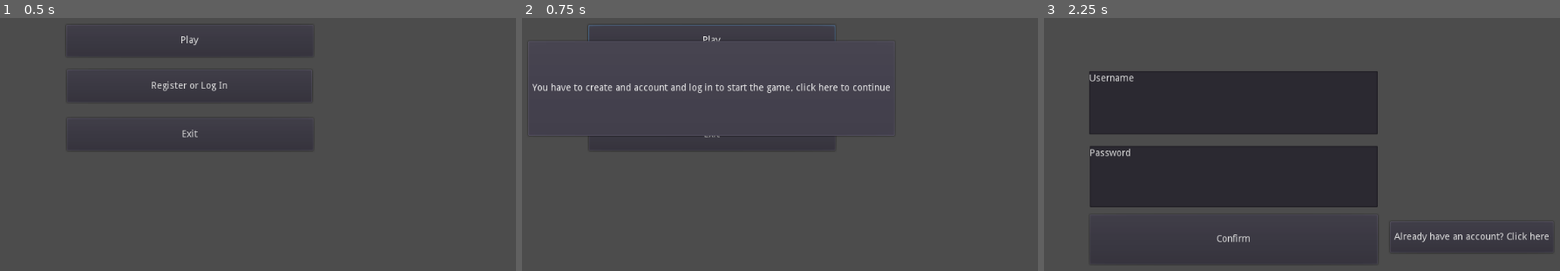
Above: before the commit, frames 1-3 (left to right).
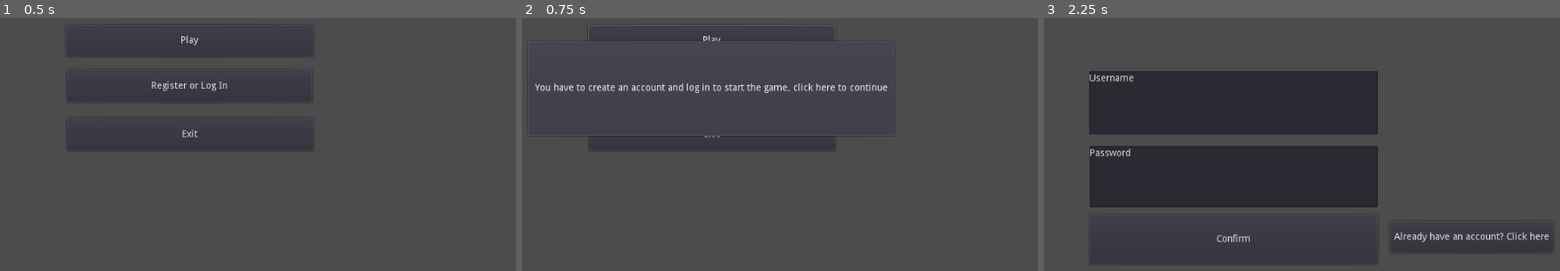
Above: after the commit, the same moments.

Repository: trolling6969/DDUeksamenprojekt
Game: Godot game, scene res://Hovedmenu.tscn
The game is run twice, just before and just after one commit, with the same random seed, the same clock (stepped at 60 frames per second) and the same inputs.
Inputs:
- Up to frame 1 (0.5 s): no input
- Up to frame 2 (0.75 s): click "Play" at 0.5 s
- Up to frame 3 (2.25 s): click "Play" at 1.25 s; click "Register or Log In" at 2 s

Frame 1 is identical in both runs. In frame 2, 1.1% of the frame differs, in the area x 2-72%, y 25-30%; in frame 3, nothing differs.

Commit message:
Add files via upload

Diff:
--- /dev/null
+++ b/Game.gd
@@ -0,0 +1,26 @@
+extends Control
+
+func _ready():
+	$menu.hide()
+	$saved.hide()
+
+
+func _input(menu):
+	if Input.is_action_just_pressed("menu") and $menu.visible == false:
+		$menu.show()
+		get_tree().paused = true
+
+
+
+func _on_Continue_button_down():
+	$menu.hide()
+	$saved.hide()
+	get_tree().paused = false
+
+func _on_Save_button_down():
+	print ("saving game")
+	$saved.show()
+
+
+func _on_exit_button_down():
+	get_tree().quit()
--- a/Hovedmenu.gd
+++ b/Hovedmenu.gd
@@ -3,14 +3,27 @@
 	Gs.connect("signedin", self, "signedin" )
 	$popup.hide()
 	$popup2.hide()
+	$easypopup.hide()
+	$mediumpopup.hide()
+	$hardpopup.hide()
+	$tutorial.hide()
+	$endtutorial.hide()
+	$easy.hide()
+	$medium.hide()
+	$hard.hide()
+
 
 func _on_Play_button_down():
 	if (Gs.signedin == false):
 		print ("Cannot start game without being logged in")
 		$popup.show()
 	else:
-		print ("Starting Game")
-		get_tree().change_scene("res://placeholder.tscn")
+		print ("Select dificulty")
+		$tutorial.show()
+		$endtutorial.show()
+		$easy.show()
+		$medium.show()
+		$hard.show()
 
 
 func _on_LogIn_button_down():
@@ -31,3 +44,25 @@
 
 func _on_popbutton2_button_down():
 	$popup2.hide()
+
+
+func _on_endtutorial_button_down():
+	get_tree().change_scene("res://placeholder.tscn")
+	print ("Starting game")
+func _on_medium_button_down():
+	$mediumpopup.show()
+
+func _on_hard_button_down():
+	$hardpopup.show()
+
+func _on_easy_button_down():
+	$easypopup.show()
+
+func _on_easypopup_button_down():
+	$easypopup.hide()
+
+func _on_mediumpopup_button_down():
+	$mediumpopup.hide()
+
+func _on_hardpopup_button_down():
+	$hardpopup.hide()
--- a/Hovedmenu.tscn
+++ b/Hovedmenu.tscn
@@ -37,7 +37,7 @@
 [node name="popbutton" type="Button" parent="popup"]
 margin_right = 538.0
 margin_bottom = 139.0
-text = "You have to create and account and log in to start the game, click here to continue"
+text = "You have to create an account and log in to start the game, click here to continue"
 
 [node name="popup2" type="MarginContainer" parent="."]
 margin_left = -87.0
@@ -50,8 +50,89 @@
 margin_bottom = 142.0
 text = "You are already logged in, please click here and select a different option"
 
+[node name="tutorial" type="MarginContainer" parent="."]
+margin_left = -110.0
+margin_top = 26.0
+margin_right = 499.0
+margin_bottom = 297.0
+
+[node name="ColorRect" type="ColorRect" parent="tutorial"]
+margin_right = 609.0
+margin_bottom = 271.0
+color = Color( 0.168627, 0.168627, 0.168627, 1 )
+
+[node name="Label" type="Label" parent="tutorial"]
+margin_top = 60.0
+margin_right = 609.0
+margin_bottom = 210.0
+text = "
+
+Highschool is finally over but you now have to take care of yourself.
+
+You are currently living with your parents but if you manage to earn enough money you will be
+able to go to university.
+
+Make sure to go to work to earn money, the better of a job you do the more money you will
+earn. But look out for your energy or hunger!"
+
+[node name="endtutorial" type="Button" parent="."]
+margin_left = 95.0
+margin_top = 248.0
+margin_right = 312.0
+margin_bottom = 286.0
+text = "Start game"
+
+[node name="medium" type="Button" parent="."]
+margin_left = 132.0
+margin_top = 34.0
+margin_right = 263.0
+margin_bottom = 76.0
+text = "Medium difficulty"
+
+[node name="hard" type="Button" parent="."]
+margin_left = 328.0
+margin_top = 33.0
+margin_right = 470.0
+margin_bottom = 77.0
+text = "Hard difficulty"
+
+[node name="easy" type="Button" parent="."]
+margin_left = -74.0
+margin_top = 33.0
+margin_right = 75.0
+margin_bottom = 74.0
+text = "Easy difficulty"
+
+[node name="easypopup" type="Button" parent="."]
+margin_left = -57.0
+margin_top = 55.0
+margin_right = 457.0
+margin_bottom = 222.0
+text = "Easy difficulty is already selected, click here and start game"
+
+[node name="mediumpopup" type="Button" parent="."]
+margin_left = -52.0
+margin_top = 55.0
+margin_right = 462.0
+margin_bottom = 222.0
+text = "Medium difficulty is still under developement,  click here to remove"
+
+[node name="hardpopup" type="Button" parent="."]
+margin_left = -52.0
+margin_top = 58.0
+margin_right = 462.0
+margin_bottom = 225.0
+text = "Hard difficulty is still under developement, click here to remove"
+
 [connection signal="button_down" from="Play" to="." method="_on_Play_button_down"]
 [connection signal="button_down" from="LogIn" to="." method="_on_LogIn_button_down"]
 [connection signal="button_down" from="Exit" to="." method="_on_Exit_button_down"]
 [connection signal="button_down" from="popup/popbutton" to="." method="_on_popbutton_button_down"]
 [connection signal="button_down" from="popup2/popbutton2" to="." method="_on_popbutton2_button_down"]
+[connection signal="button_down" from="endtutorial" to="." method="_on_endtutorial_button_down"]
+[connection signal="button_down" from="medium" to="." method="_on_medium_button_down"]
+[connection signal="button_down" from="hard" to="." method="_on_hard_button_down"]
+[connection signal="button_down" from="easy" to="." method="_on_easy_button_down"]
+[connection signal="button_down" from="easypopup" to="." method="_on_easypopup_button_down"]
+[connection signal="button_down" from="mediumpopup" to="." method="_on_mediumpopup_button_down"]
+[connection signal="button_down" from="hardpopup" to="." method="_on_hardpopup_button_down"]
--- a/placeholder.tscn
+++ b/placeholder.tscn
@@ -1,8 +1,50 @@
-[gd_scene format=2]
+[gd_scene load_steps=2 format=2]
 
-[node name="placeholder" type="Node2D"]
+[ext_resource path="res://Game.gd" type="Script" id=1]
+
+[node name="placeholder" type="Control"]
+script = ExtResource( 1 )
 
 [node name="TextEdit" type="TextEdit" parent="."]
 margin_right = 550.0
 margin_bottom = 153.0
-text = "Dette er en placeholder "
+text = "Dette er ikke en placeholder, dette er det fulde spil! lev med det"
+
+[node name="menu" type="ItemList" parent="."]
+pause_mode = 2
+margin_left = 316.0
+margin_top = 41.0
+margin_right = 702.0
+margin_bottom = 253.0
+
+[node name="Continue" type="Button" parent="menu"]
+margin_left = 91.0
+margin_top = 6.0
+margin_right = 293.0
+margin_bottom = 64.0
+text = "Continue"
+
+[node name="Save" type="Button" parent="menu"]
+margin_left = 90.0
+margin_top = 77.0
+margin_right = 292.0
+margin_bottom = 135.0
+text = "Save"
+
+[node name="exit" type="Button" parent="menu"]
+margin_left = 90.0
+margin_top = 149.0
+margin_right = 292.0
+margin_bottom = 207.0
+text = "Exit"
+
+[node name="saved" type="Button" parent="."]
+margin_left = 302.0
+margin_top = 111.0
+margin_right = 711.0
+margin_bottom = 185.0
+text = "Game has been saved, You can now exit the game or continue"
+
+[connection signal="button_down" from="menu/Continue" to="." method="_on_Continue_button_down"]
+[connection signal="button_down" from="menu/Save" to="." method="_on_Save_button_down"]
+[connection signal="button_down" from="menu/exit" to="." method="_on_exit_button_down"]
--- a/project.godot
+++ b/project.godot
@@ -22,6 +22,14 @@
 
 common/drop_mouse_on_gui_input_disabled=true
 
+[input]
+
+menu={
+"deadzone": 0.5,
+"events": [ Object(InputEventKey,"resource_local_to_scene":false,"resource_name":"","device":0,"alt":false,"shift":false,"control":false,"meta":false,"command":false,"pressed":false,"scancode":16777217,"physical_scancode":0,"unicode":0,"echo":false,"script":null)
+ ]
+}
+
 [physics]
 
 common/enable_pause_aware_picking=true
